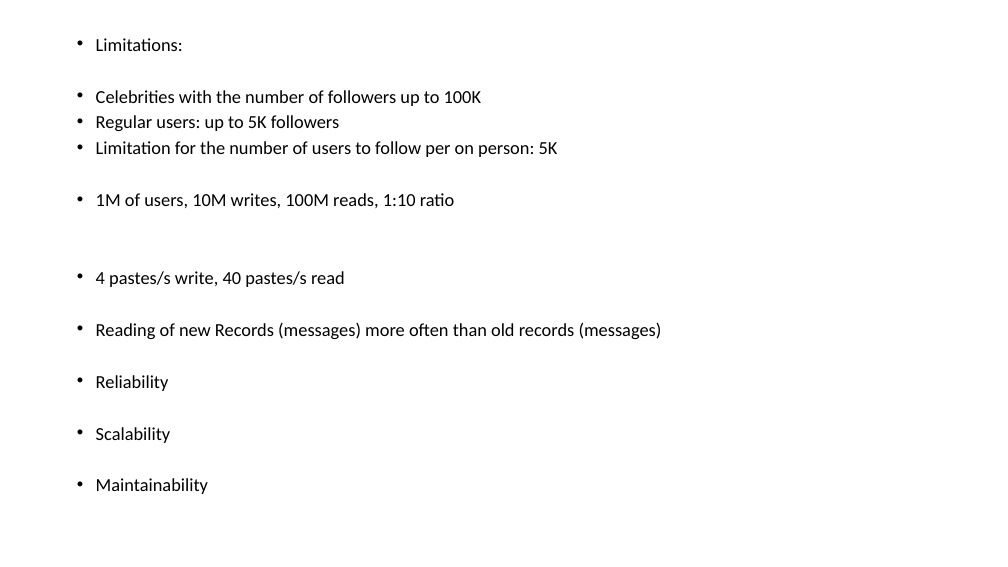
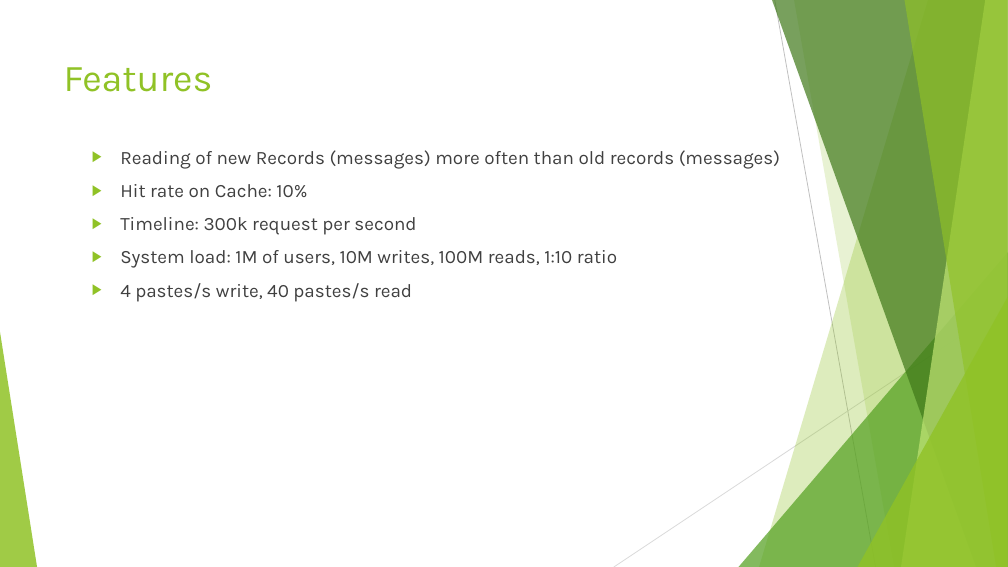
Before and after one commit to Valeriy77/highload, a slide deck: slide 2 of Architecture Requirements.pptx. Drawn at 1008x567 pixels with LibreOffice and Linux fonts; fonts in the diff are those of the drawing. Boxes give left, top, right and bottom in pixels: in the first picture for what was removed or moved away, otherwise in the second. Text is boxed around its words. In the diff, an @@ line names an element or a change of style, - is before the commit and + after.

```diff
--- a/Architecture Requirements.pptx
+++ b/Architecture Requirements.pptx
@@ title added at [64, 67, 213, 92], 36 pt, text #90C226 @@
+Features
@@ text "Reading of new Records (messages) ...": place and size @@
-text "Reading of new Records (messages) ..." at [96, 38, 662, 494]
+text "Reading of new Records (messages) ..." at [120, 150, 780, 302]
@@ text at [120, 150, 780, 268]: text changed; size 17.5 to 18 pt; font Calibri to Karla; text colour #000000 to #404040 @@
-• Limitations:
-• Celebrities with the number of followers up to 100K
-• Regular users: up to 5K followers
-• Limitation for the number of users to follow per on person: 5K
-• 1M of users, 10M writes, 100M reads, 1:10 ratio
+▶ Reading of new Records (messages) more often than old records (messages)
+▶ Hit rate on Cache: 10%
+▶ Timeline: 300k request per second
+▶ System load: 1M of users, 10M writes, 100M reads, 1:10 ratio
@@ text at [120, 283, 412, 302]: size 17.5 to 18 pt, font Calibri to Karla, text colour #000000 to #404040 in "4 pastes/s write, 40 pastes/s read"; bullet • to ▶; line spacing 0.7 to 1 @@
@@ text at [96, 322, 662, 494]: paragraphs removed @@
-• Reading of new Records (messages) more often than old records (messages)
-• Reliability
-• Scalability
-• Maintainability
@@ group added at [0, 0, 1008, 567]: 5 freeform shapes, 3 triangles, 2 lines @@
```
Also in this commit, not shown: 1 other slide changed, 8 slides added.
